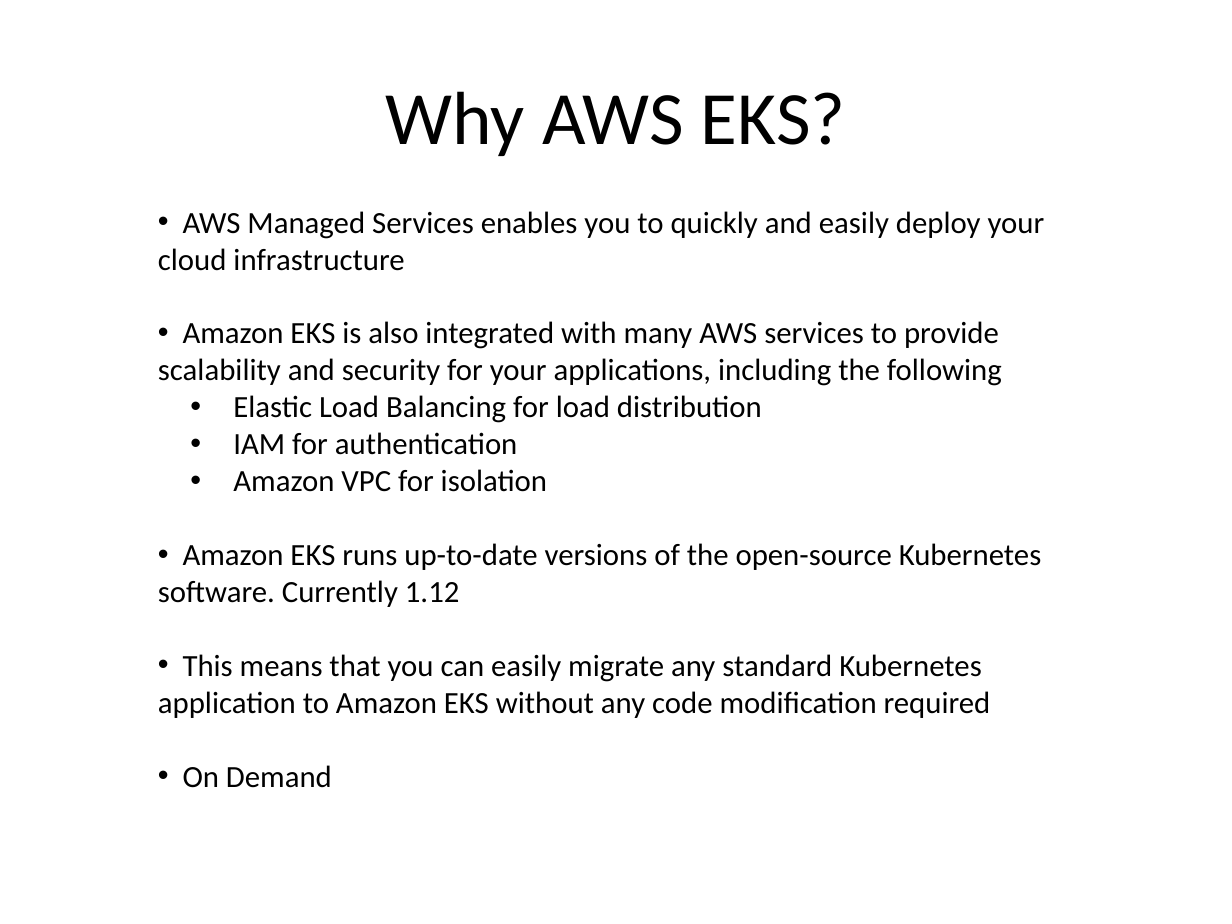
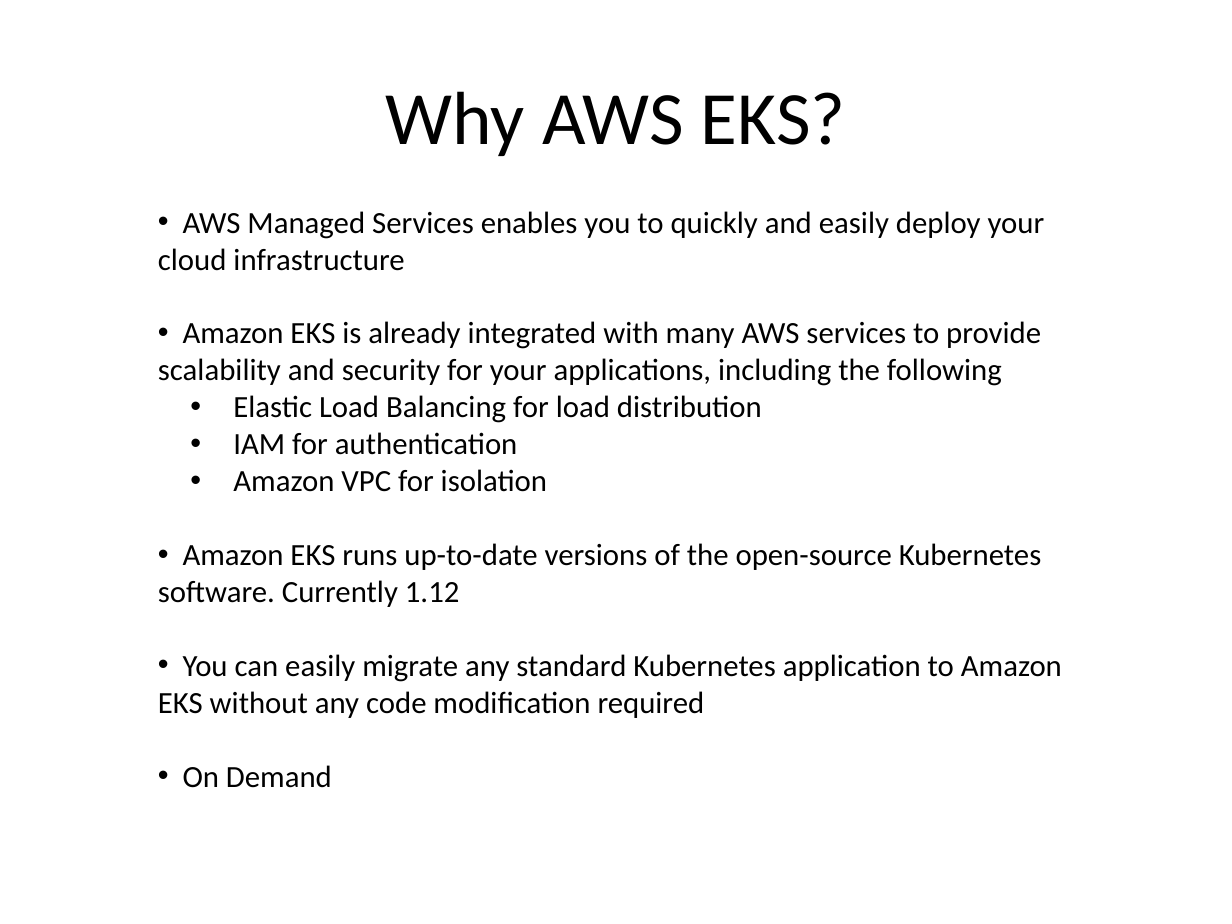
Before and after one commit to kskalvar/aws-eks-cluster-quickstart, a slide deck: slide 4 of slides/AWS-EKS-Cluster-Quickstart.pptx. Drawn at 1232x924 pixels with LibreOffice and Linux fonts; fonts in the diff are those of the drawing; background and template pictures are left out. Boxes give left, top, right and bottom in pixels: in the first picture for what was removed or moved away, otherwise in the second. Text is boxed around its words. In the diff, an @@ line names an element or a change of style, - is before the commit and + after.

```diff
--- a/slides/AWS-EKS-Cluster-Quickstart.pptx
+++ b/slides/AWS-EKS-Cluster-Quickstart.pptx
@@ text at box(158, 321, 1041, 386): text changed @@
-• Amazon EKS is also integrated with many AWS services to provide scalability and security for your applications, including the following
+• Amazon EKS is already integrated with many AWS services to provide scalability and security for your applications, including the following
@@ text at box(158, 654, 1062, 718): text changed @@
-• This means that you can easily migrate any standard Kubernetes application to Amazon EKS without any code modification required
+• You can easily migrate any standard Kubernetes application to Amazon EKS without any code modification required
```
Also in this commit, not shown: 4 other slides changed.
